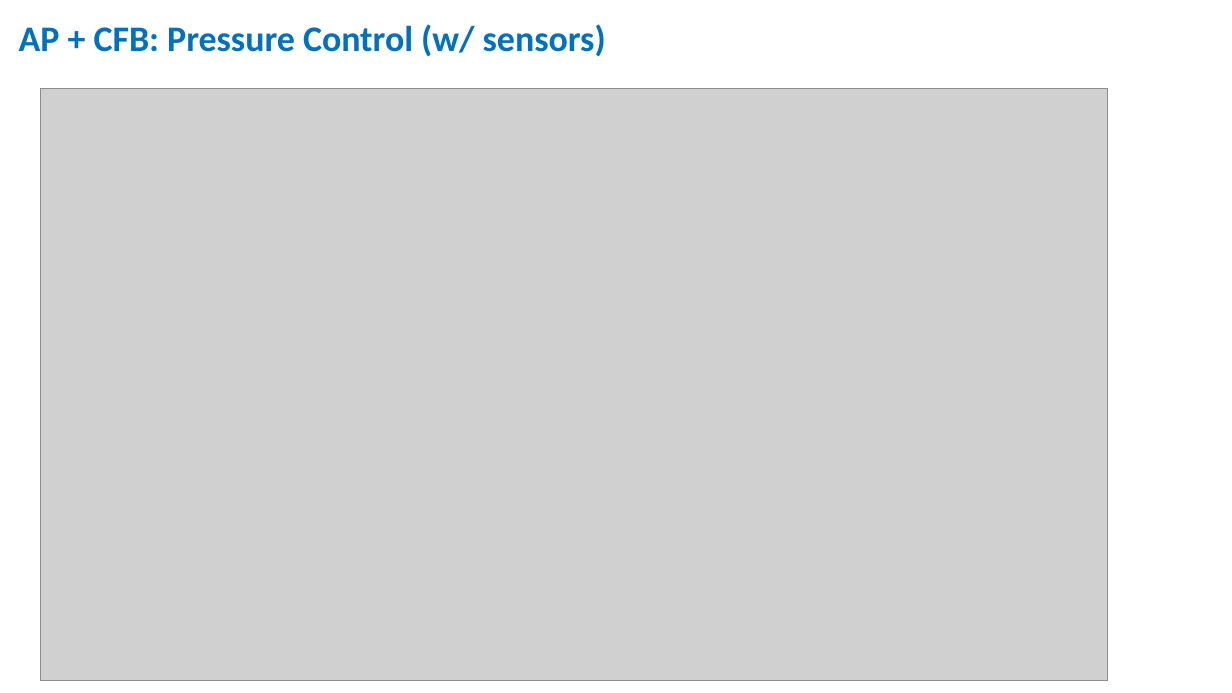
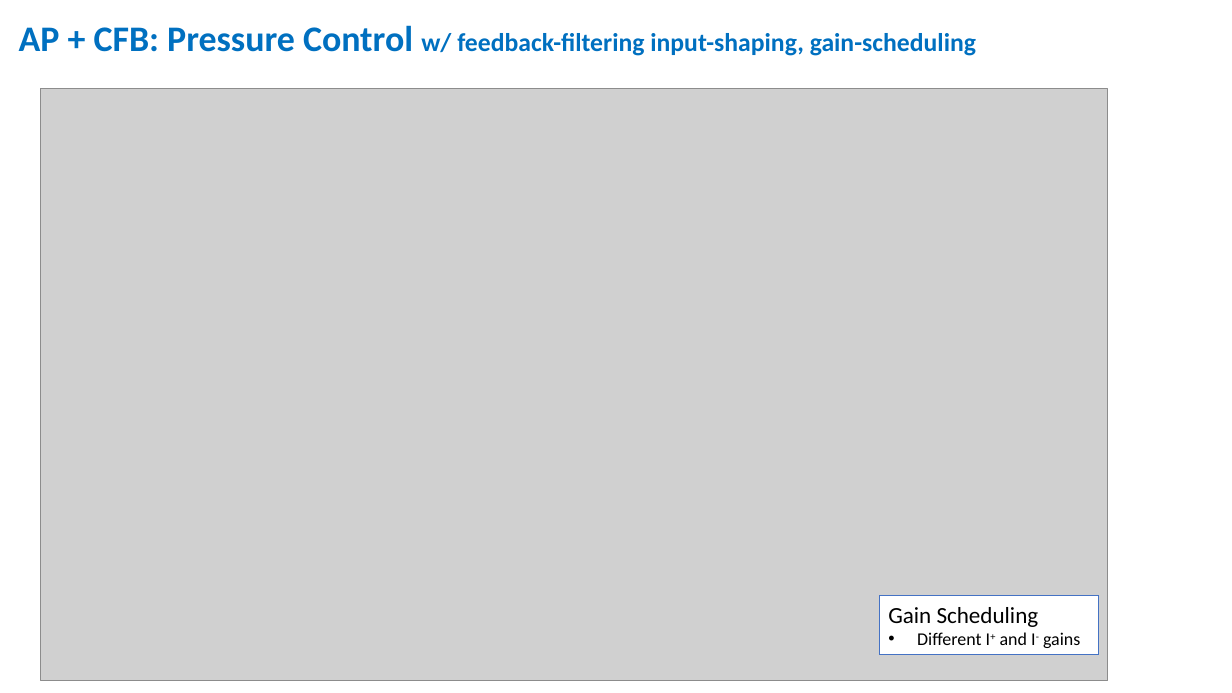
Before and after one commit to icub-tech-iit/ventilator-FI5, a slide deck: slide 22 of models/simscape/analysis/analysis.pptx (slide 21 before the commit). Drawn at 1232x693 pixels with LibreOffice and Linux fonts; fonts in the diff are those of the drawing; grey boxes stand for pictures; background and template pictures are left out. Boxes give left, top, right and bottom in pixels: in the first picture for what was removed or moved away, otherwise in the second. Text is boxed around its words. In the diff, an @@ line names an element or a change of style, - is before the commit and + after.

```diff
--- a/models/simscape/analysis/analysis.pptx
+++ b/models/simscape/analysis/analysis.pptx
@@ text at [19, 25, 976, 56]: text changed; size 28 to 20 pt @@
-AP + CFB: Pressure Control (w/ sensors)
+AP + CFB: Pressure Control w/ feedback-filtering input-shaping, gain-scheduling
@@ rectangle added at [879, 596, 1098, 655], fill #FFFFFF, outline #4472C4 0.75 pt, 14 pt, text #000000 @@
+Gain Scheduling
+• Different I+ and I- gains
```
Also in this commit, not shown: 2 other slides changed, 2 slides added.
